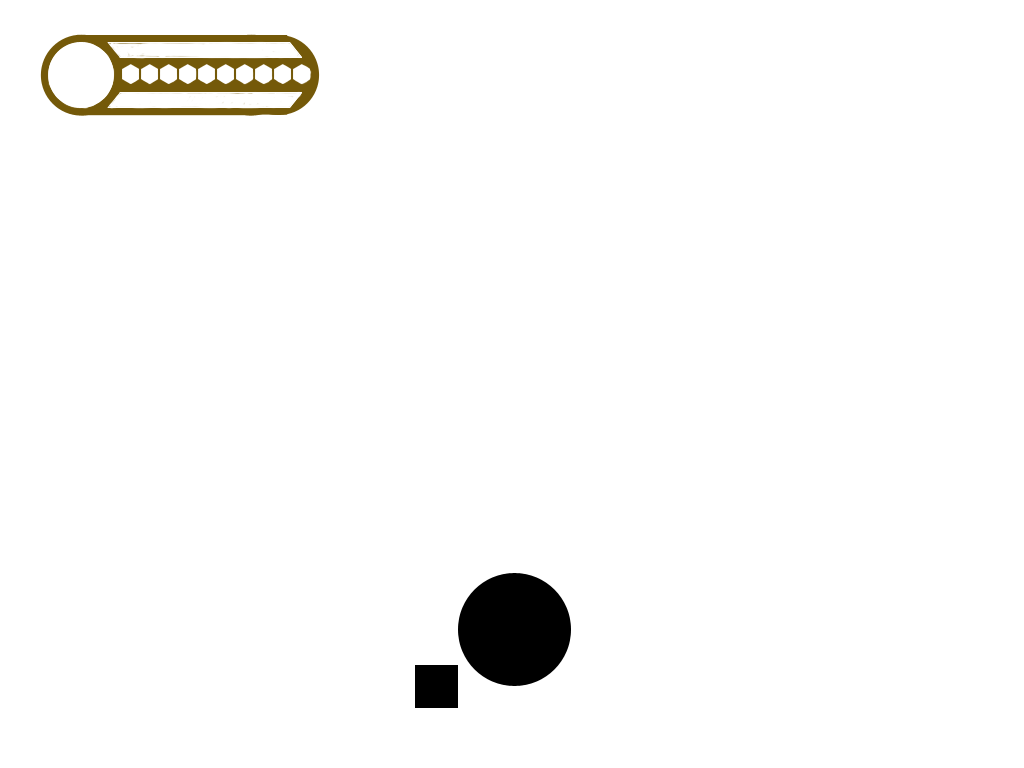
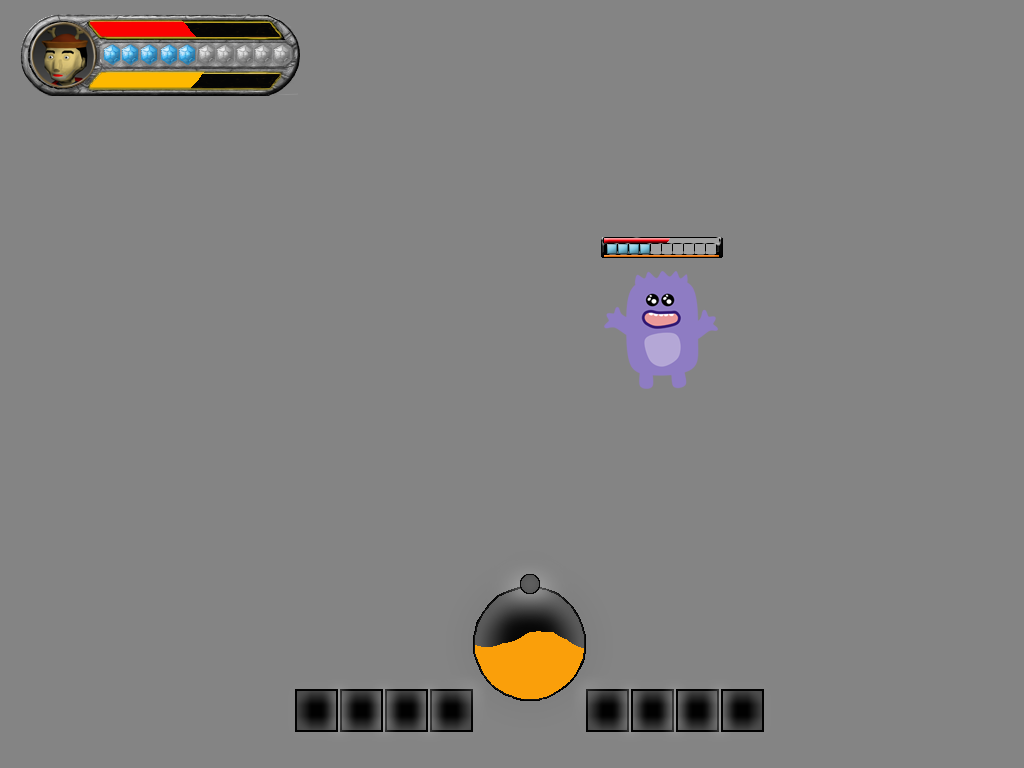
Revision of a layered 1024×768 image; what changed, layer by layer:
removed group "Group 1" (1 layers) over [415, 573, 571, 708]
removed layer "Shape 2" from group "Group 1" over [415, 573, 571, 708]
added layer "Layer 11 copy 3" above "Layer 11 copy 2" over [640, 244, 650, 254]
added layer "Layer 11 copy 2" above "Layer 11 copy" over [629, 244, 639, 254]
added layer "Layer 11 copy" above "Layer 11" over [618, 244, 628, 254]
added layer "Layer 11" above "Layer 10" over [607, 244, 617, 254]
added layer "Layer 10" above "Layer 12" over [604, 238, 670, 243]
added layer "Layer 12" above "Layer 9" over [604, 271, 718, 389]
added layer "Layer 9" above "Layer 8" over [604, 255, 719, 257]
added layer "Layer 8" above "Layer 7 copy 4" over [601, 237, 723, 258]
added layer "Layer 7 copy 4" above "Layer 7 copy 3" over [178, 44, 196, 65]
added layer "Layer 7 copy 3" above "Layer 7 copy 2" over [160, 44, 178, 65]
added layer "Layer 7 copy 2" above "Layer 7 copy" over [140, 44, 158, 65]
added layer "Layer 7 copy" above "Layer 7" over [121, 44, 139, 65]
added layer "Layer 7" above "Layer 6" over [103, 44, 121, 65]
added layer "Layer 6" above "Layer 5" over [31, 22, 97, 88]
added layer "Layer 5" above "Layer 4" over [88, 19, 287, 39]
added layer "Layer 4" above "Layer 3" over [88, 70, 206, 90]
added layer "Layer 3" above "Layer 2" over [20, 14, 300, 96]
added layer "Layer 2" above "Layer 1" over [475, 631, 584, 699]
added layer "Layer 1" above "Layer 5 copy 9" over [280, 544, 778, 744]
painted on "Layer 5 copy 9" over [0, 0, 1024, 768]
